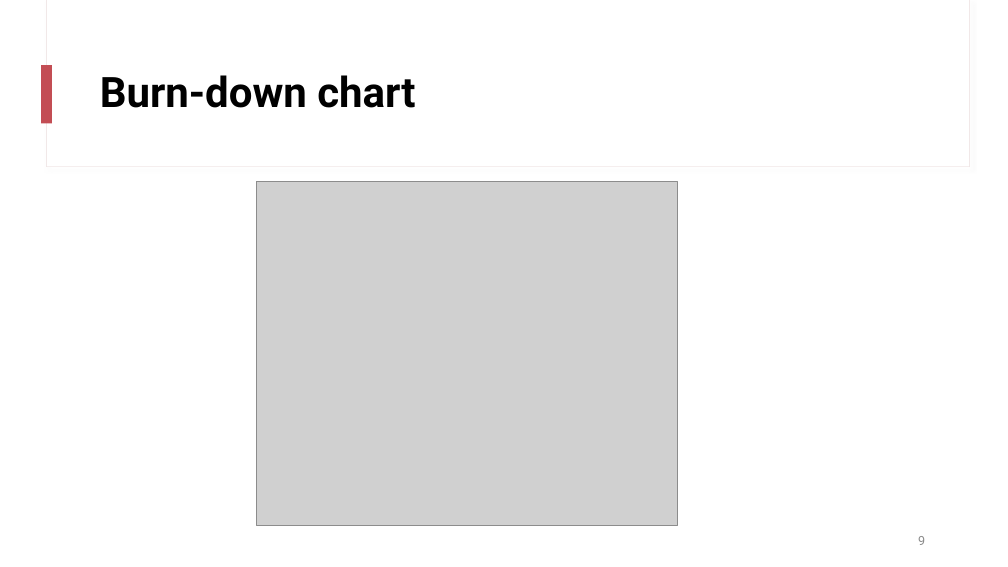
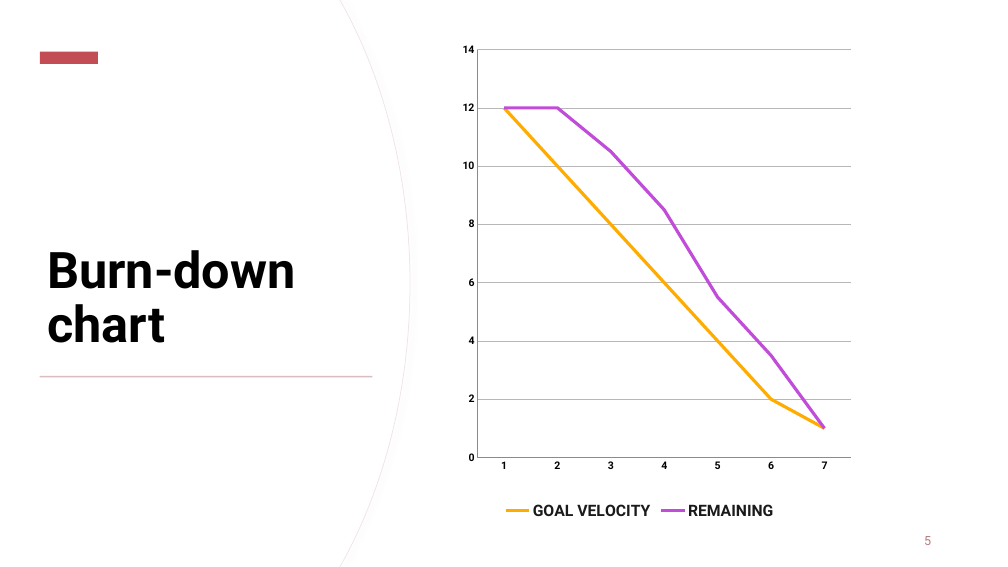
Before and after one commit to AndresVT24/ES23UAB-411-5, a slide deck: slide 5 of others/sprint2/Sprint_Review2_411_5.pptx (slide 9 before the commit). Drawn at 1008x567 pixels with LibreOffice and Linux fonts; fonts in the diff are those of the drawing; grey boxes stand for pictures. Boxes give left, top, right and bottom in pixels: in the first picture for what was removed or moved away, otherwise in the second. Text is boxed around its words. In the diff, an @@ line names an element or a change of style, - is before the commit and + after.

```diff
--- a/others/sprint2/Sprint_Review2_411_5.pptx
+++ b/others/sprint2/Sprint_Review2_411_5.pptx
@@ rectangle added at (x1=0, y1=0, x2=1008, y2=567), fill #FFFFFF @@
@@ freeform shape added at (x1=0, y1=0, x2=410, y2=567), fill #FFFFFF, outline #F0E5E5 0.75 pt @@
@@ freeform shape added at (x1=0, y1=0, x2=409, y2=567), fill #FFFFFF @@
@@ rectangle added at (x1=40, y1=52, x2=98, y2=64), fill #C34D54 @@
@@ line chart added at (x1=425, y1=36, x2=858, y2=526) @@
+categories: 1, 2, 3, 4, 5, 6, 7
+GOAL VELOCITY: 12, 10, 8, 6, 4, 2, 1
+REMAINING: 12, 12, 10.5, 8.5, 5.5, 3.5, 1
@@ rectangle removed at (x1=42, y1=65, x2=52, y2=123) @@
@@ title "Burn-down chart" moved from (x1=100, y1=75, x2=415, y2=108) to (x1=47, y1=250, x2=296, y2=343) @@
@@ title "Burn-down chart" at (x1=47, y1=250, x2=296, y2=343): size 40 to 48 pt; vertical alignment middle to bottom @@
@@ picture removed at (x1=256, y1=181, x2=677, y2=526) @@
@@ rectangle added at (x1=40, y1=376, x2=373, y2=377), fill #DBBDBF @@
@@ page number at (x1=924, y1=536, x2=931, y2=545): text changed; text colour #8C8C8C to #B67B7F @@
-9
+5
```
Also in this commit, not shown: 2 other slides changed, 4 slides removed, 8 other files.
